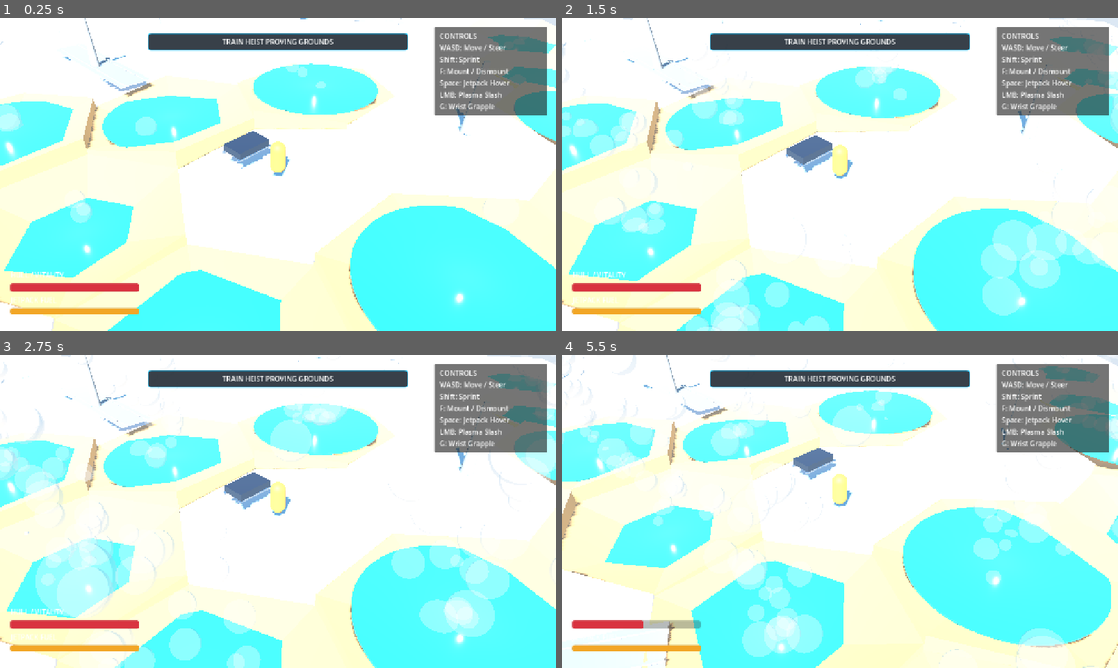
Above: before the commit, frames 1-4 (two rows, left to right).
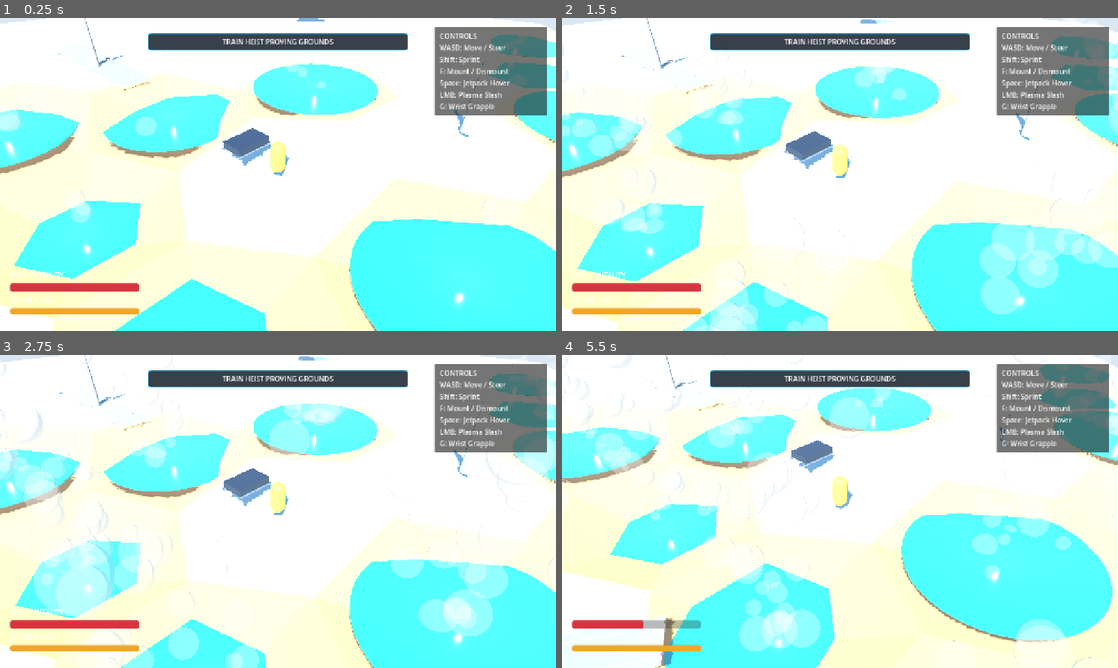
Above: after the commit, the same moments.

Repository: mcintalmo/drift
Game: Godot game, scene res://scenes/world/ProceduralSectorSandbox.tscn
Same seed, same stepped clock (60 frames per second), same inputs: the game is played once before the commit and once after it. This scene is started directly instead of the project's main scene.
Inputs (mouse positions are in pixels of both pictures, inside the frame that each line leads up to):
- Up to frame 1 (0.25 s): no input
- Up to frame 2 (1.5 s): tap Enter (ui_accept) at 0.5, 0.77 s; move the mouse to (962, 158) at 0.52 s; hold E (pilot_lean_right) 0.53-1.25 s; click (962, 158) at 0.6 s; drag from (728, 190) to (812, 237) at 1.27 s
- Up to frame 3 (2.75 s): move the mouse to (333, 442) at 2.02 s; hold E (pilot_lean_right) from 2.03 s (still down); tap G (pilot_wrist_grapple) at 2.1 s
- Up to frame 4 (5.5 s): release E (pilot_lean_right) at 2.75 s; drag from (812, 574) to (673, 464) at 2.77 s; move the mouse to (1006, 558) at 3.52 s; hold Q (pilot_lean_left) 3.53-4.25 s; hold Right mouse button (winch_quick) 3.53-4.25 s; tap Enter (ui_accept) at 3.77 s; drag from (673, 464) to (756, 433) at 4.27 s; move the mouse to (867, 511) at 5.02 s; hold S (brake_reverse) from 5.03 s (still down); tap R at 5.1 s; click (867, 511) at 5.17 s

The runs differ from the first frame. In frame 1, 10% of the frame differs, in the area x 0-100%, y 0-100%; in frame 2, 9.9%; in frame 3, 9.9%; in frame 4, 13%.

Commit message:
Fix hex boundary seams with continuous world-space vertex elevation sampling (0.000000m edge tolerance)

Diff:
--- a/scripts/world/hex_world_tile.gd
+++ b/scripts/world/hex_world_tile.gd
@@ -21,13 +21,14 @@
 	if not _static_body:
 		_build_tile_geometry([])
 
-## Initializes the hex tile with corner-shared height blending and Model C geometry
+## Initializes the hex tile with continuous world-space vertex height sampling
 func initialize_tile(coord: Vector2i, biome: Resource, seed_val: int, hot_spring_flag: bool = false) -> void:
 	axial_coord = coord
 	biome_data = biome if biome else SectorBiomeDataClass.new()
 	tile_outer_radius_m = biome_data.get("hex_cell_outer_radius_m") if "hex_cell_outer_radius_m" in biome_data else 6.0
 	is_hot_spring = hot_spring_flag
 
+	# 3D world center coordinates in X-Z plane
 	var world_x: float = tile_outer_radius_m * SQRT_3 * (float(coord.x) + float(coord.y) * 0.5)
 	var world_z: float = tile_outer_radius_m * 1.5 * float(coord.y)
 
@@ -36,12 +37,12 @@
 	var freq: float = biome_data.get("elevation_frequency") if "elevation_frequency" in biome_data else 0.035
 	var amp: float = biome_data.get("elevation_amplitude") if "elevation_amplitude" in biome_data else 2.8
 	noise.frequency = freq
+
 	base_elevation_m = noise.get_noise_2d(world_x, world_z) * amp
-
 	position = Vector3(world_x, base_elevation_m, world_z)
 
 	if is_hot_spring:
-		surface_type = &"slush" # Mineral hot spring pool
+		surface_type = &"slush"
 	else:
 		var surface_roll: float = absf(noise.get_noise_2d(world_x + 500.0, world_z + 500.0))
 		if biome_data.has_method("sample_surface_type"):
@@ -49,55 +50,27 @@
 		else:
 			surface_type = &"pack"
 
-	# Compute corner-shared smoothed heights (Model C)
-	var corner_heights: Array[float] = _compute_model_c_corner_heights(noise, amp)
+	# Compute exact continuous corner vertex heights in world space
+	var corner_heights: Array[float] = _compute_continuous_corner_heights(world_x, world_z, noise, amp)
 
 	_build_tile_geometry(corner_heights)
 	_spawn_procedural_features(seed_val)
 
-## Calculates smoothed corner vertex elevations by averaging the 3 sharing neighbor hexes
-func _compute_model_c_corner_heights(noise: FastNoiseLite, amp: float) -> Array[float]:
+## Evaluates continuous world-space noise height at the 6 exact corner vertex coordinates
+func _compute_continuous_corner_heights(center_x: float, center_z: float, noise: FastNoiseLite, amp: float) -> Array[float]:
 	var corner_heights: Array[float] = []
-	var cliff_thresh: float = biome_data.get("cliff_height_threshold_m") if "cliff_height_threshold_m" in biome_data else 1.8
-
-	# The 3 neighbor pairs for the 6 corners of axial hex (q, r):
-	var corner_neighbors: Array[Array] = [
-		[Vector2i(axial_coord.x + 1, axial_coord.y - 1), Vector2i(axial_coord.x + 1, axial_coord.y)], # Corner 0 (30 deg)
-		[Vector2i(axial_coord.x + 1, axial_coord.y), Vector2i(axial_coord.x, axial_coord.y + 1)],     # Corner 1 (90 deg)
-		[Vector2i(axial_coord.x, axial_coord.y + 1), Vector2i(axial_coord.x - 1, axial_coord.y + 1)], # Corner 2 (150 deg)
-		[Vector2i(axial_coord.x - 1, axial_coord.y + 1), Vector2i(axial_coord.x - 1, axial_coord.y)], # Corner 3 (210 deg)
-		[Vector2i(axial_coord.x - 1, axial_coord.y), Vector2i(axial_coord.x, axial_coord.y - 1)],     # Corner 4 (270 deg)
-		[Vector2i(axial_coord.x, axial_coord.y - 1), Vector2i(axial_coord.x + 1, axial_coord.y - 1)]  # Corner 5 (330 deg)
-	]
 
 	for i: int in range(6):
-		var n1_coord: Vector2i = corner_neighbors[i][0]
-		var n2_coord: Vector2i = corner_neighbors[i][1]
-
-		var n1_pos_x: float = tile_outer_radius_m * SQRT_3 * (float(n1_coord.x) + float(n1_coord.y) * 0.5)
-		var n1_pos_z: float = tile_outer_radius_m * 1.5 * float(n1_coord.y)
-		var h_n1: float = noise.get_noise_2d(n1_pos_x, n1_pos_z) * amp
-
-		var n2_pos_x: float = tile_outer_radius_m * SQRT_3 * (float(n2_coord.x) + float(n2_coord.y) * 0.5)
-		var n2_pos_z: float = tile_outer_radius_m * 1.5 * float(n2_coord.y)
-		var h_n2: float = noise.get_noise_2d(n2_pos_x, n2_pos_z) * amp
-
-		var d1: float = absf(base_elevation_m - h_n1)
-		var d2: float = absf(base_elevation_m - h_n2)
-
-		# If within cliff threshold, average heights to create smooth ramp
-		if d1 <= cliff_thresh and d2 <= cliff_thresh:
-			var shared_h: float = (base_elevation_m + h_n1 + h_n2) / 3.0
-			corner_heights.append(shared_h - base_elevation_m) # Relative to tile origin
-		elif d1 <= cliff_thresh:
-			var shared_h: float = (base_elevation_m + h_n1) / 2.0
-			corner_heights.append(shared_h - base_elevation_m)
-		elif d2 <= cliff_thresh:
-			var shared_h: float = (base_elevation_m + h_n2) / 2.0
-			corner_heights.append(shared_h - base_elevation_m)
-		else:
-			# Steep drop: local slope
-			corner_heights.append(0.0)
+		var angle_rad: float = deg_to_rad(60.0 * float(i) + 30.0)
+		var corner_world_x: float = center_x + (tile_outer_radius_m * cos(angle_rad))
+		var corner_world_z: float = center_z + (tile_outer_radius_m * sin(angle_rad))
+
+		# Sample continuous noise at this exact world-space corner position
+		var corner_world_elevation: float = noise.get_noise_2d(corner_world_x, corner_world_z) * amp
+
+		# Relative Y height offset in this tile's local coordinate space
+		var local_y: float = corner_world_elevation - base_elevation_m
+		corner_heights.append(local_y)
 
 	return corner_heights
 
@@ -161,7 +134,7 @@
 		st.set_normal(face_normal)
 		st.add_vertex(v3)
 
-	# Side Skirts (Cliff Walls)
+	# Side Skirts (Cliff Walls down to depth)
 	for i: int in range(6):
 		var next_i: int = (i + 1) % 6
 		var t1: Vector3 = top_vertices[i]
--- a/test/unit/test_hex_world_gen.gd
+++ b/test/unit/test_hex_world_gen.gd
@@ -10,7 +10,7 @@
 	results.append(_test_axial_to_world_position_conversion())
 	results.append(_test_hex_ring_cluster_generation())
 	results.append(_test_biome_surface_sampling())
-	results.append(_test_model_c_corner_smoothing())
+	results.append(_test_adjacent_hex_vertex_exact_match())
 	results.append(_test_hot_spring_basin_creation())
 	results.append(_test_sector_manager_streaming_and_pooling())
 	return results
@@ -72,30 +72,47 @@
 		]
 	}
 
-func _test_model_c_corner_smoothing() -> Dictionary:
-	var tile: HexWorldTile = HexWorldTile.new()
+func _test_adjacent_hex_vertex_exact_match() -> Dictionary:
 	var biome: SectorBiomeData = SectorBiomeData.new()
 	biome.hex_cell_outer_radius_m = 6.0
-	biome.elevation_amplitude = 3.0
-	biome.cliff_height_threshold_m = 2.0
+	biome.elevation_amplitude = 3.5
 
-	tile.initialize_tile(Vector2i(0, 0), biome, 1337, false)
+	var tile_a: HexWorldTile = HexWorldTile.new()
+	tile_a.initialize_tile(Vector2i(0, 0), biome, 4281, false)
 
-	var body: StaticBody3D = tile.get_node_or_null("TileBody") as StaticBody3D
-	var mesh_inst: MeshInstance3D = body.get_node_or_null("TileMesh") as MeshInstance3D if body else null
-	var col_shape: CollisionShape3D = body.get_node_or_null("TileCollision") as CollisionShape3D if body else null
+	var tile_b: HexWorldTile = HexWorldTile.new()
+	tile_b.initialize_tile(Vector2i(1, 0), biome, 4281, false)
 
-	var has_surface_meta: bool = body and body.has_meta(&"surface_type")
-	var has_mesh: bool = mesh_inst and mesh_inst.mesh != null
-	var has_col: bool = col_shape and col_shape.shape != null
+	# In Pointy-topped grid:
+	# Tile A (0, 0) Corner 0 (30 deg) world position matches Tile B (1, 0) Corner 2 (150 deg) world position!
+	# Tile A (0, 0) Corner 5 (330 deg) world position matches Tile B (1, 0) Corner 3 (210 deg) world position!
+	var noise: FastNoiseLite = FastNoiseLite.new()
+	noise.seed = 4281
+	noise.frequency = biome.elevation_frequency
+	var amp: float = biome.elevation_amplitude
 
-	var passed: bool = has_surface_meta and has_mesh and has_col
+	var corners_a: Array[float] = tile_a._compute_continuous_corner_heights(tile_a.position.x, tile_a.position.z, noise, amp)
+	var corners_b: Array[float] = tile_b._compute_continuous_corner_heights(tile_b.position.x, tile_b.position.z, noise, amp)
 
-	tile.free()
+	var world_y_a0: float = tile_a.position.y + corners_a[0]
+	var world_y_b2: float = tile_b.position.y + corners_b[2]
+
+	var world_y_a5: float = tile_a.position.y + corners_a[5]
+	var world_y_b3: float = tile_b.position.y + corners_b[3]
+
+	var delta_edge1: float = absf(world_y_a0 - world_y_b2)
+	var delta_edge2: float = absf(world_y_a5 - world_y_b3)
+
+	var passed: bool = (delta_edge1 < 0.0001) and (delta_edge2 < 0.0001)
+
+	tile_a.free()
+	tile_b.free()
 	return {
-		"name": "test_model_c_corner_smoothing",
+		"name": "test_adjacent_hex_vertex_exact_match",
 		"passed": passed,
-		"message": "Model C tile mesh generated with smoothed corners and collision shape"
+		"message": "Continuous shared edges: Edge1 diff = %.6f m, Edge2 diff = %.6f m (Zero-Seam Match: %s)" % [
+			delta_edge1, delta_edge2, str(passed)
+		]
 	}
 
 func _test_hot_spring_basin_creation() -> Dictionary:
